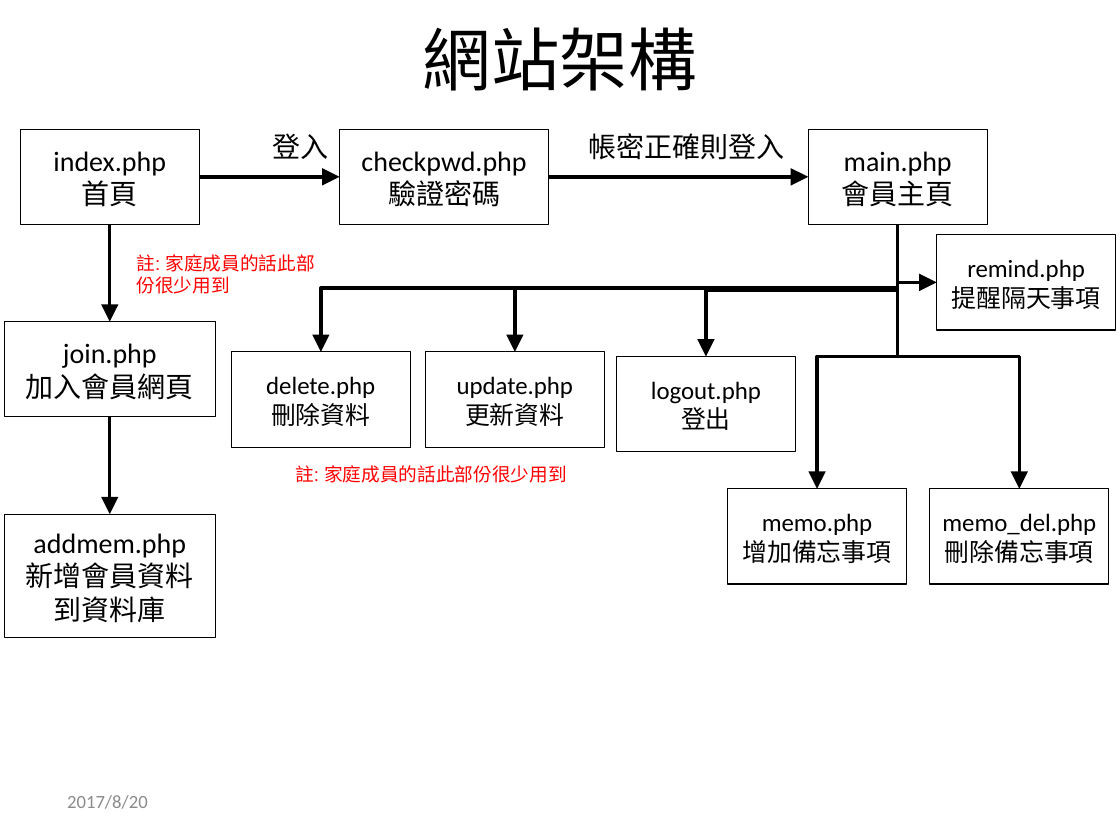
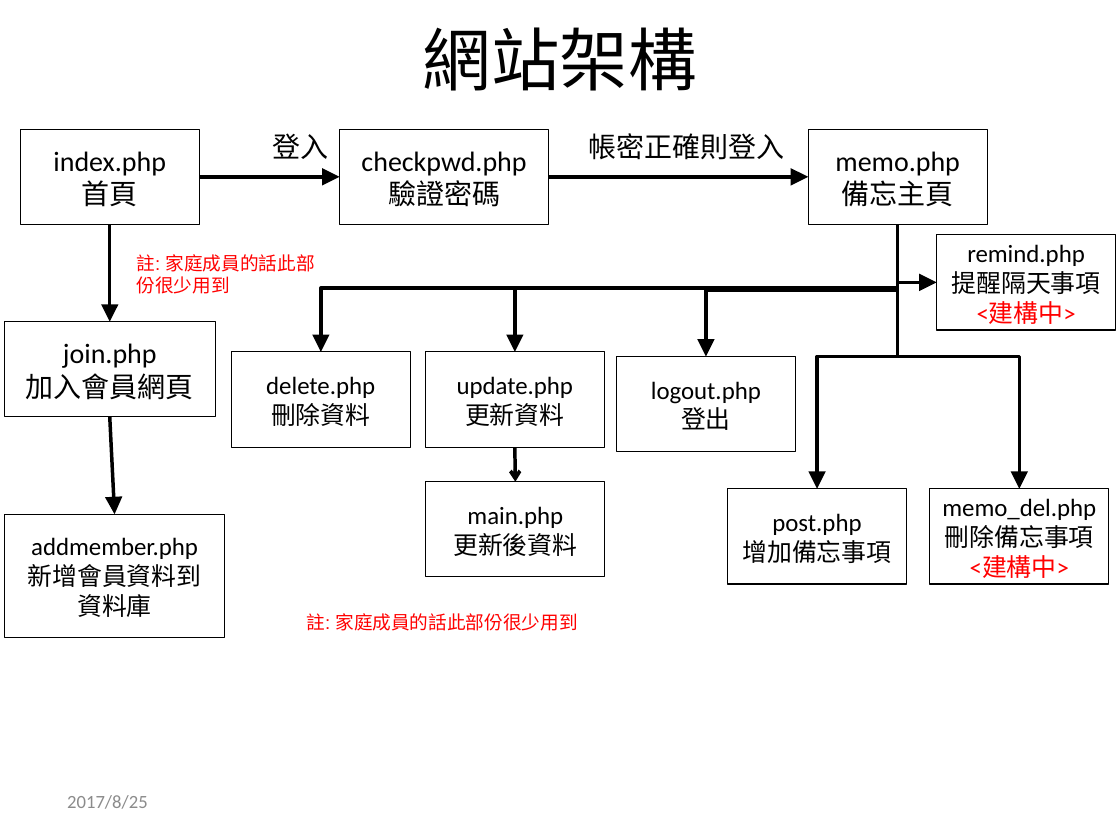
Before and after one commit to AntiAir/PHP_SQL_family_calendar, a slide deck: slide 3 of [287期] PHP MySQL Final Project - 吳志豪.pptx. Drawn at 1120x840 pixels with LibreOffice and Linux fonts; fonts in the diff are those of the drawing. Boxes give left, top, right and bottom in pixels: in the first picture for what was removed or moved away, otherwise in the second. Text is boxed around its words. In the diff, an @@ line names an element or a change of style, - is before the commit and + after.

```diff
--- a/[287期] PHP MySQL Final Project - 吳志豪.pptx
+++ b/[287期] PHP MySQL Final Project - 吳志豪.pptx
@@ text in rectangle at <box>835,151,959,207</box>: text changed @@
-main.php
-會員主頁
+memo.php
+備忘主頁
@@ text in rectangle at <box>977,302,1076,324</box>: paragraph added @@
+<建構中>
@@ arrow moved from (110, 417) - (110, 514) to (110, 417) - (114, 514) @@
@@ arrow added from (515, 447) to (515, 482), #000000 2.25 pt @@
@@ rectangle added at <box>426,482,605,577</box>, outline #000000 0.75 pt, 16 pt, text #000000 @@
+main.php
+更新後資料
@@ rectangle "addmember.php": place and size @@
-rectangle "addmember.php" at <box>4,514,215,637</box>
+rectangle "addmember.php" at <box>4,514,225,637</box>
@@ text in rectangle at <box>31,537,198,559</box>: text changed; size 18 to 16 pt @@
-addmem.php
+addmember.php
@@ text in rectangle at <box>772,513,861,535</box>: text changed @@
-memo.php
+post.php
@@ text in rectangle at <box>28,564,202,617</box>: size 18 to 16 pt in "新增會員資料到資料庫" @@
@@ text in rectangle at <box>970,556,1069,578</box>: paragraph added @@
+<建構中>
@@ text "註: 家庭成員的話此部份很少用到": place and size @@
-text "註: 家庭成員的話此部份很少用到" at <box>295,465,566,483</box>
+text "註: 家庭成員的話此部份很少用到" at <box>306,613,577,631</box>
@@ text at <box>67,795,148,809</box>: text changed @@
-2017/8/20
+2017/8/25
```
Also in this commit, not shown: 3 other slides changed, 3 slides added.
